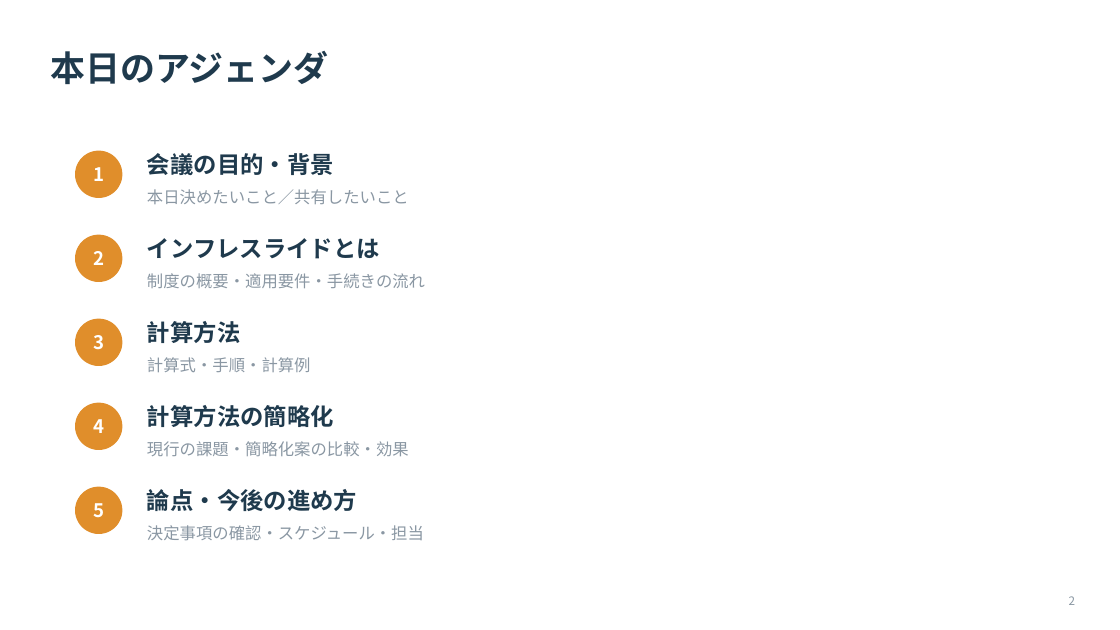
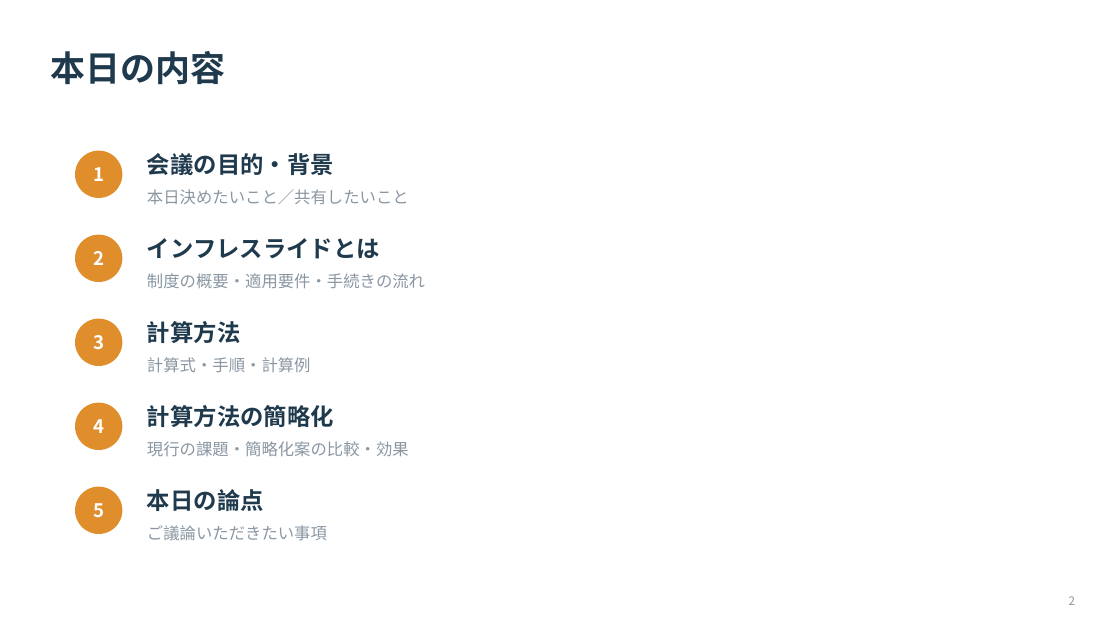
Before and after one commit to maedaatsushi5908-design/work, a slide deck: slide 2 of presentations/inflation_slide_template.pptx. Drawn at 1120x630 pixels with LibreOffice and Linux fonts; fonts in the diff are those of the drawing. Boxes give left, top, right and bottom in pixels: in the first picture for what was removed or moved away, otherwise in the second. Text is boxed around its words. In the diff, an @@ line names an element or a change of style, - is before the commit and + after.

```diff
--- a/presentations/inflation_slide_template.pptx
+++ b/presentations/inflation_slide_template.pptx
@@ text at (50, 51, 225, 85): text changed @@
-本日のアジェンダ
+本日の内容
@@ text at (147, 489, 264, 511): text changed @@
-論点・今後の進め方
+本日の論点
@@ text at (147, 525, 327, 541): text changed @@
-決定事項の確認・スケジュール・担当
+ご議論いただきたい事項
```
Also in this commit, not shown: 9 other slides changed, 2 slides added, 4 slides removed, 1 other file.
